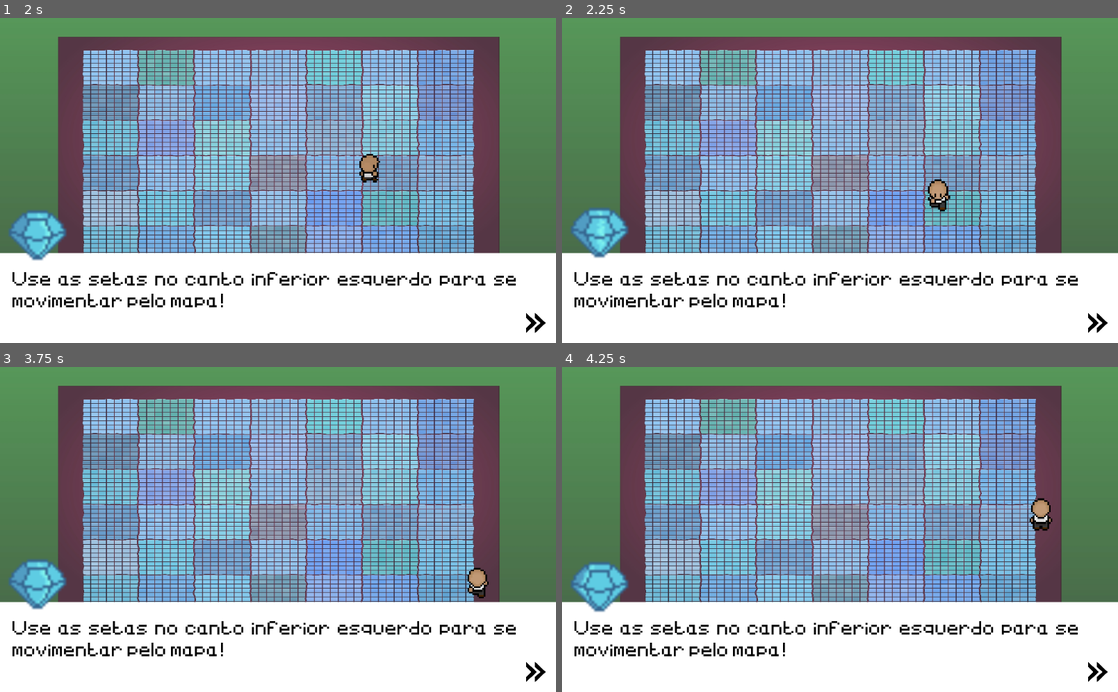
Above: before the commit, frames 1-4 (two rows, left to right).
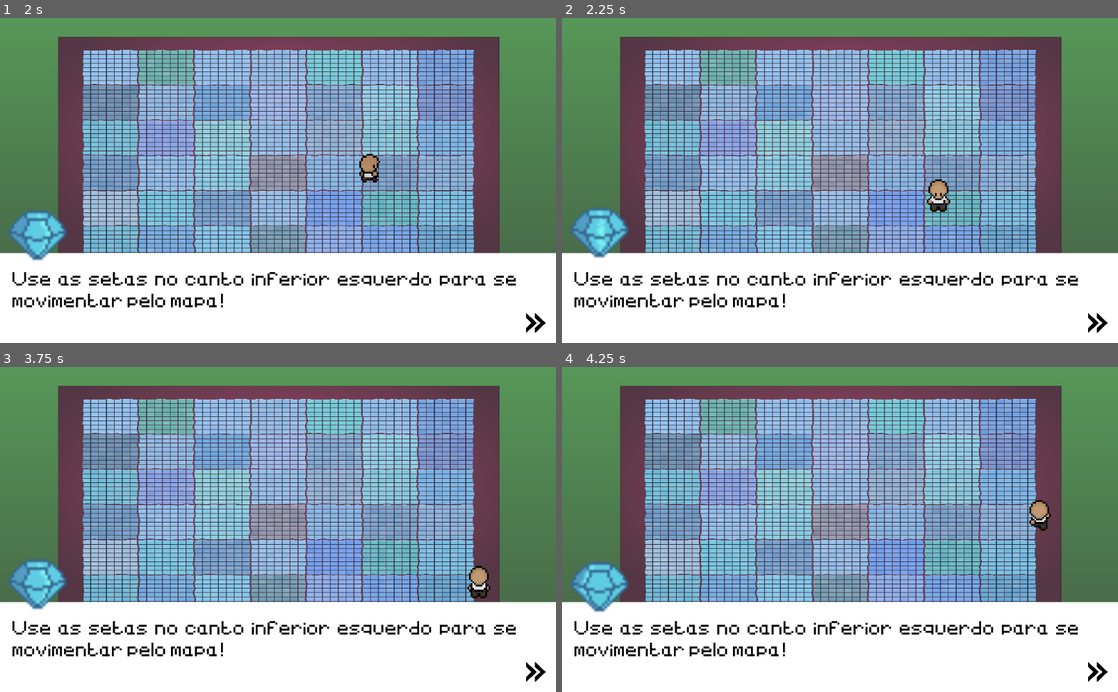
Above: after the commit, the same moments.

Repository: 2023M1T8-Inteli/grupo3
Game: Godot game, scene res://cenas/menu/Menu.tscn
The game is run twice, just before and just after one commit, with the same random seed, the same clock (stepped at 60 frames per second) and the same inputs.
Inputs:
- Up to frame 1 (2 s): click "Play" at 0.5 s; tap Enter (ui_accept) at 1.25, 1.52 s; hold Right (ui_right) from 1.28 s (still down)
- Up to frame 2 (2.25 s): release Right (ui_right) at 2.03 s; hold Down (ui_down) from 2.03 s (still down)
- Up to frame 3 (3.75 s): tap Enter (ui_accept) at 2.27 s; release Down (ui_down) at 2.78 s; hold Right (ui_right) 2.78-3.53 s; hold Up (ui_up) from 3.53 s (still down)
- Up to frame 4 (4.25 s): keep holding Up (ui_up); tap Enter (ui_accept) at 3.77 s

Frame 1 is identical in both runs. In frame 2, 0.2% of the frame differs, in the area x 65-70%, y 49-60%; in frame 3, 0.2%; in frame 4, 0.2%, in the area x 84-89%, y 40-51%.

Commit message:
Animação
Arrumei animação quando o boneco está parado

Diff:
--- a/src/Projeto-MR.Vtal/cenas/Jogador/Jogador.tscn
+++ b/src/Projeto-MR.Vtal/cenas/Jogador/Jogador.tscn
@@ -13,12 +13,12 @@
 
 [sub_resource type="SpriteFrames" id=1]
 animations = [ {
-"frames": [ ExtResource( 9 ), ExtResource( 8 ), ExtResource( 9 ), ExtResource( 10 ) ],
+"frames": [ ExtResource( 8 ), ExtResource( 9 ), ExtResource( 10 ), ExtResource( 9 ) ],
 "loop": true,
 "name": "baixo",
 "speed": 9.0
 }, {
-"frames": [ ExtResource( 4 ), ExtResource( 3 ), ExtResource( 4 ), ExtResource( 6 ) ],
+"frames": [ ExtResource( 3 ), ExtResource( 4 ), ExtResource( 6 ), ExtResource( 4 ) ],
 "loop": true,
 "name": "cima",
 "speed": 6.0
@@ -27,6 +27,21 @@
 "loop": true,
 "name": "direita",
 "speed": 6.0
+}, {
+"frames": [ ExtResource( 9 ) ],
+"loop": true,
+"name": "paradob",
+"speed": 5.0
+}, {
+"frames": [ ExtResource( 4 ) ],
+"loop": true,
+"name": "paradoc",
+"speed": 5.0
+}, {
+"frames": [ ExtResource( 7 ) ],
+"loop": true,
+"name": "paradod",
+"speed": 5.0
 } ]
 
 [node name="Personagem" type="KinematicBody2D"]
@@ -36,7 +51,7 @@
 position = Vector2( 1.00001, 3.00001 )
 scale = Vector2( 0.0462583, 0.0482471 )
 frames = SubResource( 1 )
-animation = "direita"
+animation = "paradob"
 
 [node name="CollisionShape2D" type="CollisionPolygon2D" parent="."]
 pause_mode = 1
--- a/src/Projeto-MR.Vtal/scripts/player/Jogador.gd
+++ b/src/Projeto-MR.Vtal/scripts/player/Jogador.gd
@@ -47,8 +47,23 @@
 				$Animacao.animation = 'cima'
 			elif vel.y == 1:
 				$Animacao.animation = 'baixo'
-		else:
+
+		if Input.is_action_just_released("ui_up") or up:
 			$Animacao.stop()
+			$Animacao.animation = 'paradoc'
+
+		if Input.is_action_just_released("ui_down") or down:
+			$Animacao.stop()
+			$Animacao.animation = 'paradob'
+
+		if Input.is_action_just_released("ui_right") or right:
+			$Animacao.stop()
+			$Animacao.animation = 'paradod'
+
+		if Input.is_action_just_released("ui_left") or left:
+			$Animacao.stop()
+			$Animacao.animation = 'paradod'
+
 		if controle_tela == false:
 			pass
 		else:
